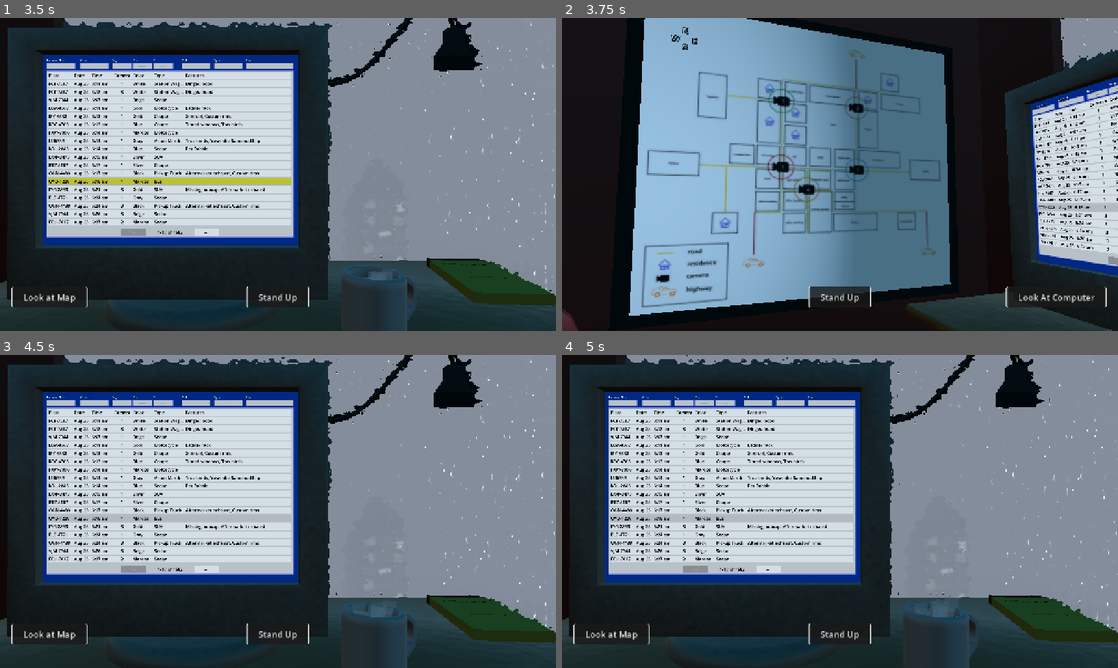
Above: before the commit, frames 1-4 (two rows, left to right).
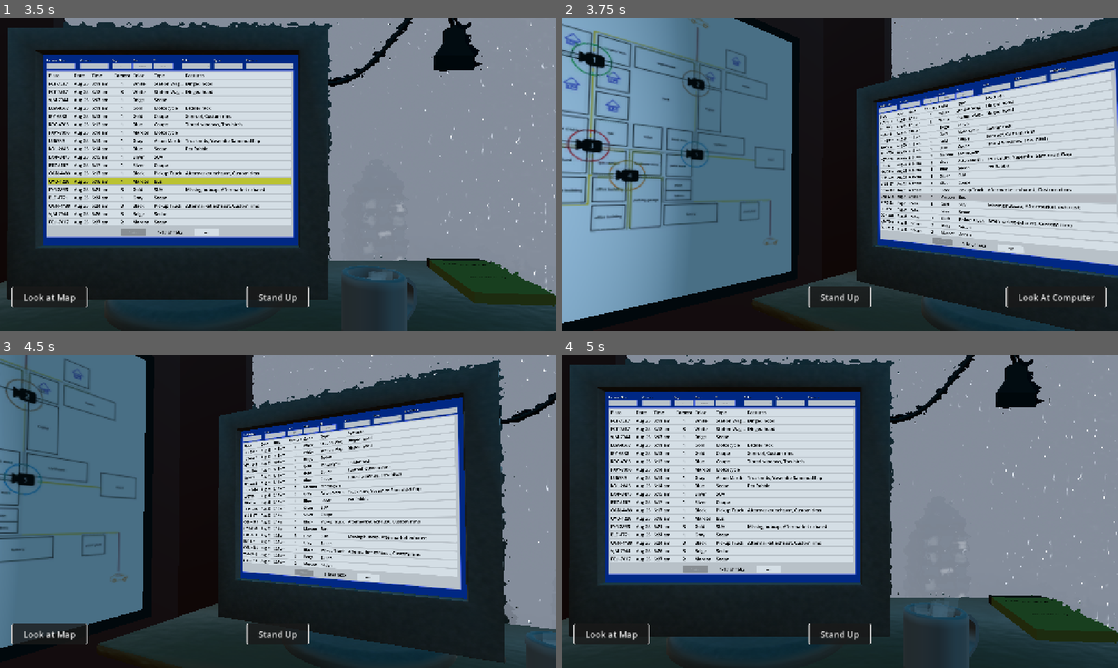
Above: after the commit, the same moments.

Repository: Ciph3rzer0/brackeys-2026.2-trust-no-one
Game: Godot game, scene res://scenes/city.tscn
The game is run twice, just before and just after one commit, with the same random seed, the same clock (stepped at 60 frames per second) and the same inputs.
Inputs (mouse positions are in pixels of both pictures, inside the frame that each line leads up to):
- Up to frame 1 (3.5 s): tap Enter at 0.5 s; move the mouse to (400, 158) at 0.52 s; hold D (pc_right) 0.53-1.28 s; hold E (pc_interact) 0.53-1.28 s; click (400, 158) at 0.67 s; tap Space at 0.77, 1.07, 1.52, 1.82, 3.02, 3.32 s; move the mouse to (250, 174) at 1.27 s; hold W (pc_forward) from 1.28 s (still down); tap Ctrl at 1.35 s; move the mouse to (289, 168) at 2.02 s; hold Shift 2.03-2.78 s; tap E (pc_interact) at 2.75, 2.85 s; move the mouse to (272, 180) at 2.77 s; click (272, 180) at 2.92 s
- Up to frame 2 (3.75 s): release W (pc_forward) at 3.5 s; click "Look at Map" at 3.5 s
- Up to frame 3 (4.5 s): click "Look At Computer" at 4.25 s
- Up to frame 4 (5 s): no input

Frame 1 is identical in both runs. In frame 2, 82% of the frame differs, in the area x 0-100%, y 0-100%; in frame 3, 73%; in frame 4, 0.8%.

Commit message:
feat: smooth rotation animations

Diff:
--- a/scripts/player.gd
+++ b/scripts/player.gd
@@ -384,14 +384,22 @@
 
 
 func _on_look_at_map_button_pressed() -> void:
-	rotation.y = (deg_to_rad(70))
-	rotation.x = (deg_to_rad(-5))
+	var tween = create_tween()
+	tween.set_ease(Tween.EASE_OUT)
+	tween.set_trans(Tween.TRANS_QUAD)
+	var look_dir = Vector3(deg_to_rad(-5), deg_to_rad(70), deg_to_rad(-0))
+	tween.tween_property(self, "rotation", look_dir, 0.5)
+
+	#rotation.y = (deg_to_rad(70))
+	#rotation.x = (deg_to_rad(-5))
 	%LookAtMapButton.visible = false
 	%LookAtComputerButton.visible = true
 
 
 func _on_look_at_computer_button_pressed() -> void:
-	rotation.y = (deg_to_rad(0))
-	rotation.x = (deg_to_rad(0))
+	var tween = create_tween()
+	tween.set_ease(Tween.EASE_OUT)
+	tween.set_trans(Tween.TRANS_QUAD)
+	tween.tween_property(self, "rotation", Vector3.ZERO, 0.5)
 	%LookAtMapButton.visible = true
 	%LookAtComputerButton.visible = false
